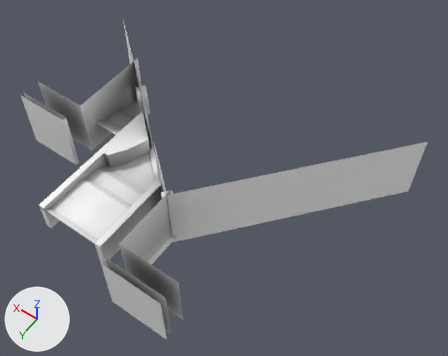
The Blender file src/assets/models/stairs.blend: old version first, new version second.
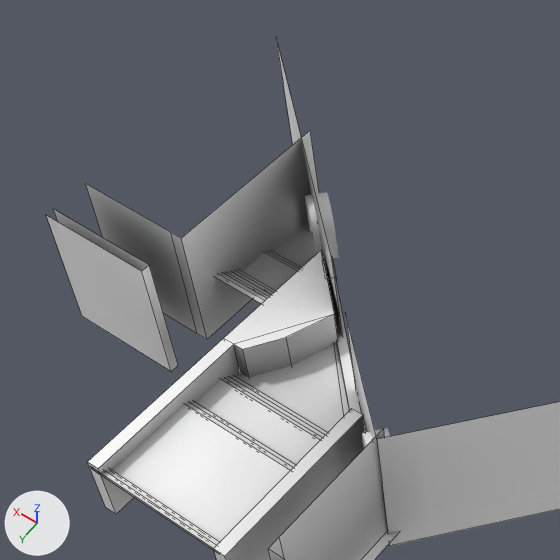
There are two pictures of each version: one whole from a 50 mm camera at (-34.7, 20.8, 62.7) aimed at (-5.9, -19.4, -0.6), one close up on the part from 0% to 56% of the width and 0% to 70% of the height. Every picture has the same lights, and +X, +Y and +Z are marked at lower left. The close-ups show mesh edges as thin lines.

The first close-up shows 'BezierCurve.006', 'Plane.005'.
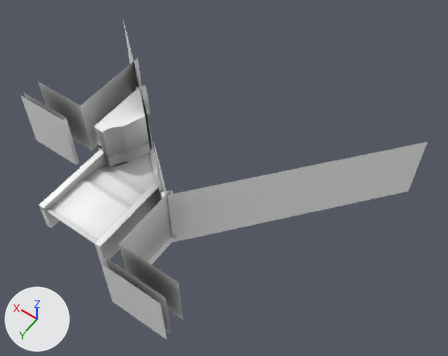
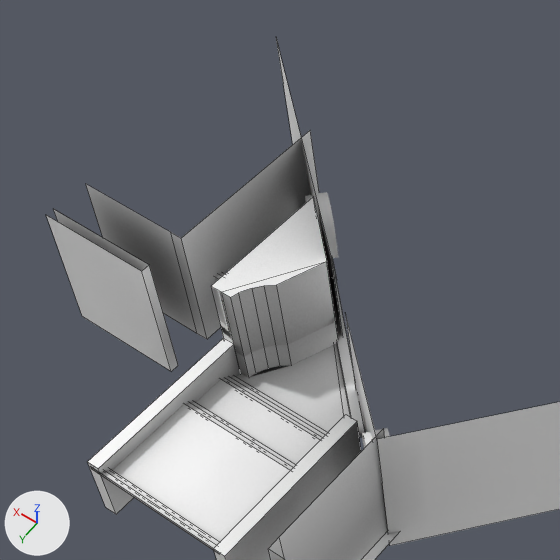
Where the change shows, as pixel boxes (x1, y1, x2, y2) in the close-ups (560 x 560 px; the box of a moved part takes in the faces that stretch with it):
part 1 of me_plane_005, moved or reshaped
    before: (98, 250, 338, 514)
    after: (98, 197, 338, 514)
part 2 of me_plane_005, moved or reshaped
    before: (213, 409, 365, 560)
    after: (213, 415, 361, 560)

The change, as a list of edits to the scene's bpy script:
```text
Change me_plane_005:
    used by ob_plane_005; location = (0.0, 0.0, 0.0)
    verts and faces of me_plane_005; kept vertices keep their numbers, new ones are numbered from 178
    before: 18 (-0.3, -13.6, -4.2), 19 (0.5, -13.6, -4.2), 21 (0.5, -13.6, 0.0) at pixel (351, 408), 22 (-0.3, -13.6, 0.0) at pixel (363, 414)
    remove me_plane_005.from_pydata(...)  # 178 vertices, 81 faces; spans x -25.6..21.6, y -35.3..1.0, z -5.4..4.8
    add me_plane_005.from_pydata(...)  # 188 vertices, 85 faces; spans x -25.6..21.6, y -35.3..1.0, z -5.4..4.8
    me_plane_005 part 1
    4 vertices are removed from x 5.7..9.8, y -21.9..-13.1, z 0.3
    10 faces are deleted
    8 vertices are added at x 7.4..9.8, y -14.9..-13.1, z -4.2..4.8
    6 new vertices lie (0.0, 0.0, 9.0) away from vertices in x 5.7..9.8, y -21.9..-13.1, z -4.2
    14 new faces join them
    me_plane_005 part 2
    add for i in [18, 19, 21, 22]: verts[i] += (0.0, 0.5, 0.0)
```
